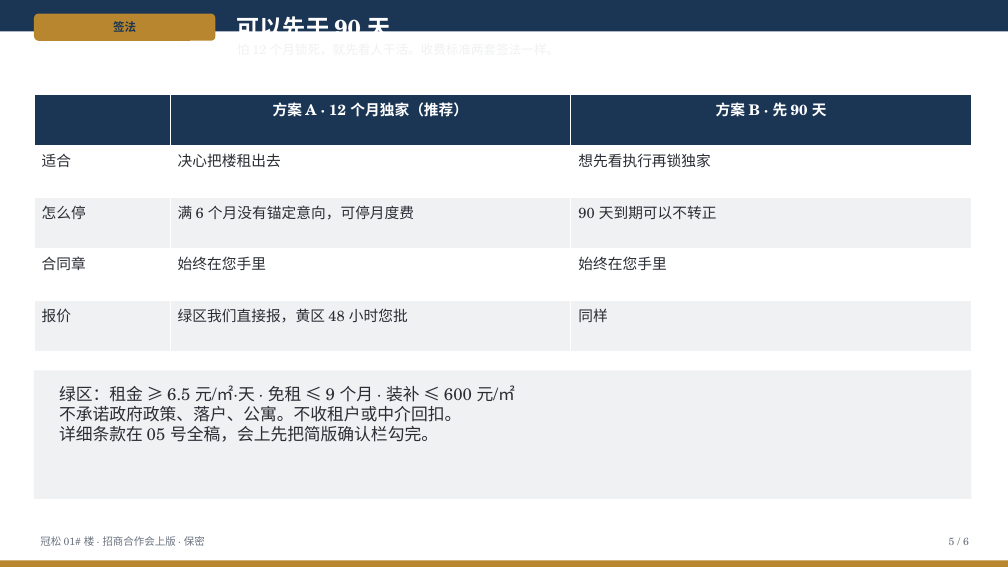
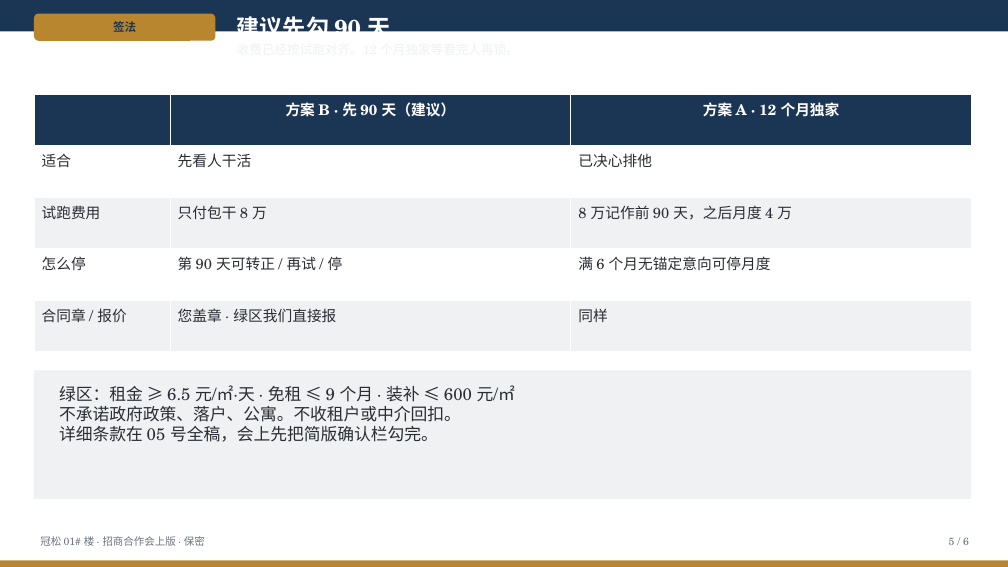
Before and after one commit to hujigang2010-maker/AIDEN, a slide deck: slide 5 of docs/advisory/deck/冠松01楼-招商合作-会上版.pptx. Drawn at 1008x567 pixels with LibreOffice and Linux fonts; fonts in the diff are those of the drawing. Boxes give left, top, right and bottom in pixels: in the first picture for what was removed or moved away, otherwise in the second. Text is boxed around its words. In the diff, an @@ line names an element or a change of style, - is before the commit and + after.

```diff
--- a/docs/advisory/deck/冠松01楼-招商合作-会上版.pptx
+++ b/docs/advisory/deck/冠松01楼-招商合作-会上版.pptx
@@ text at (237, 12, 390, 32): text changed @@
-可以先干 90 天
+建议先勾 90 天
@@ table at (34, 95, 972, 352) @@
-row 1, column 2: 方案 A · 12 个月独家（推荐）
+row 1, column 2: 方案 B · 先 90 天（建议）
-row 1, column 3: 方案 B · 先 90 天
+row 1, column 3: 方案 A · 12 个月独家
-row 2, column 2: 决心把楼租出去
+row 2, column 2: 先看人干活
-row 2, column 3: 想先看执行再锁独家
+row 2, column 3: 已决心排他
-row 3: 怎么停 | 满 6 个月没有锚定意向，可停月度费 | 90 天到期可以不转正
+row 3: 试跑费用 | 只付包干 8 万 | 8 万记作前 90 天，之后月度 4 万
-row 4: 合同章 | 始终在您手里 | 始终在您手里
+row 4: 怎么停 | 第 90 天可转正 / 再试 / 停 | 满 6 个月无锚定意向可停月度
-row 5, column 1: 报价
+row 5, column 1: 合同章 / 报价
-row 5, column 2: 绿区我们直接报，黄区 48 小时您批
+row 5, column 2: 您盖章 · 绿区我们直接报
```
Also in this commit, not shown: 3 other slides changed, 1 slide added, 1 slide removed, 11 other files.
